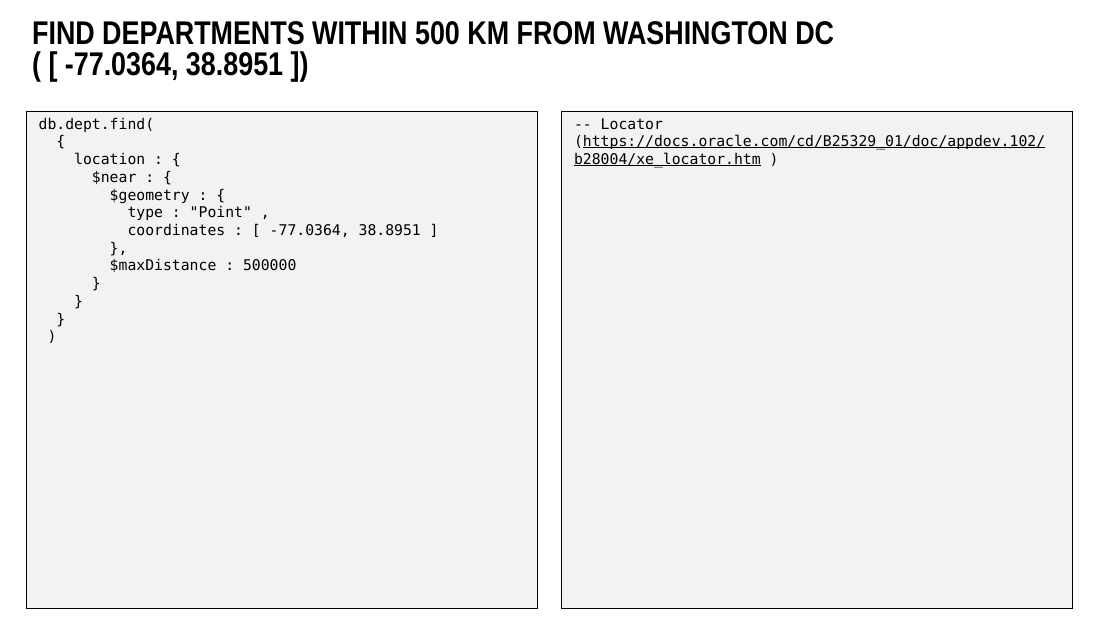
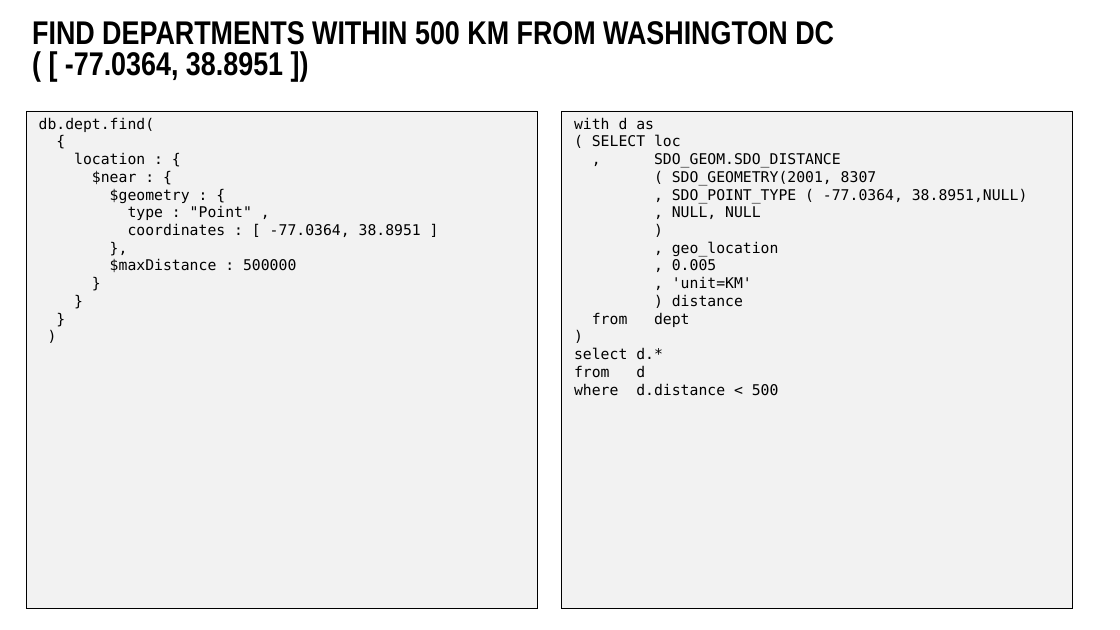
Before and after one commit to lucasjellema/sig-nosql-mongodb, a slide deck: slide 27 of mongodb-find-agg-vs-oracle-sql.pptx. Drawn at 1120x630 pixels with LibreOffice and Linux fonts; fonts in the diff are those of the drawing; background and template pictures are left out. Boxes give left, top, right and bottom in pixels: in the first picture for what was removed or moved away, otherwise in the second. Text is boxed around its words. In the diff, an @@ line names an element or a change of style, - is before the commit and + after.

```diff
--- a/mongodb-find-agg-vs-oracle-sql.pptx
+++ b/mongodb-find-agg-vs-oracle-sql.pptx
@@ text at <box>574,117,1028,396</box>: text changed @@
--- Locator
-(https://docs.oracle.com/cd/B25329_01/doc/appdev.102/b28004/xe_locator.htm )
+with d as
+( SELECT loc
+, SDO_GEOM.SDO_DISTANCE
+( SDO_GEOMETRY(2001, 8307
+, SDO_POINT_TYPE ( -77.0364, 38.8951,NULL)
+, NULL, NULL
+)
+, geo_location
+, 0.005
+, 'unit=KM'
+) distance
+from dept
+)
+select d.*
+from d
+where d.distance < 500
```
Also in this commit, not shown: 5 other slides changed, 2 other files.
